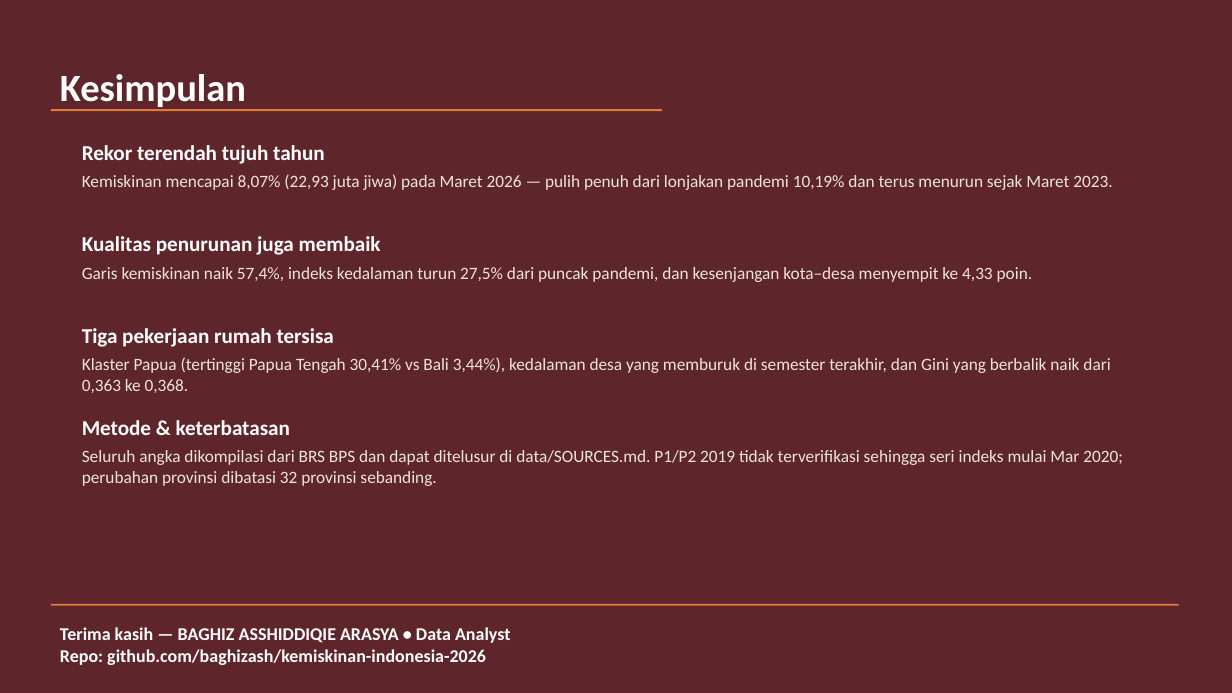
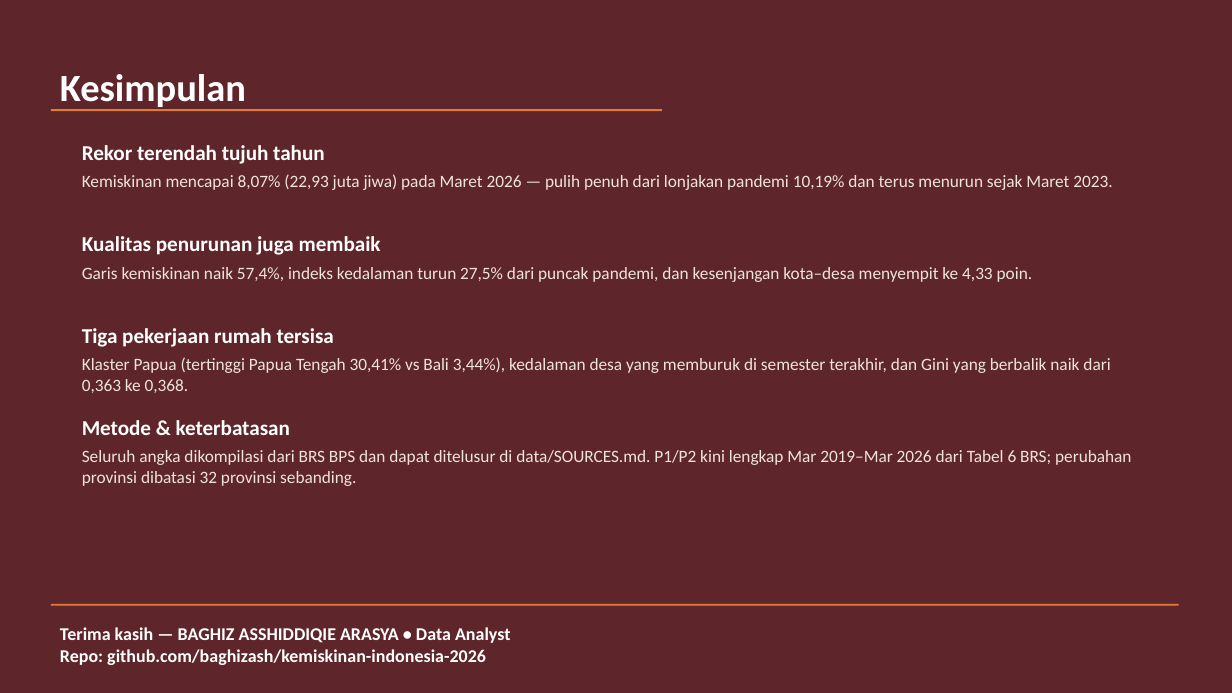
Before and after one commit to baghizash/kemiskinan-indonesia-2026, a slide deck: slide 10 of Portofolio-Analisis-Kemiskinan.pptx. Drawn at 1232x693 pixels with LibreOffice and Linux fonts; fonts in the diff are those of the drawing. Boxes give left, top, right and bottom in pixels: in the first picture for what was removed or moved away, otherwise in the second. Text is boxed around its words. In the diff, an @@ line names an element or a change of style, - is before the commit and + after.

```diff
--- a/Portofolio-Analisis-Kemiskinan.pptx
+++ b/Portofolio-Analisis-Kemiskinan.pptx
@@ text at [82, 450, 1131, 486]: text changed @@
-Seluruh angka dikompilasi dari BRS BPS dan dapat ditelusur di data/SOURCES.md. P1/P2 2019 tidak terverifikasi sehingga seri indeks mulai Mar 2020; perubahan provinsi dibatasi 32 provinsi sebanding.
+Seluruh angka dikompilasi dari BRS BPS dan dapat ditelusur di data/SOURCES.md. P1/P2 kini lengkap Mar 2019–Mar 2026 dari Tabel 6 BRS; perubahan provinsi dibatasi 32 provinsi sebanding.
```
